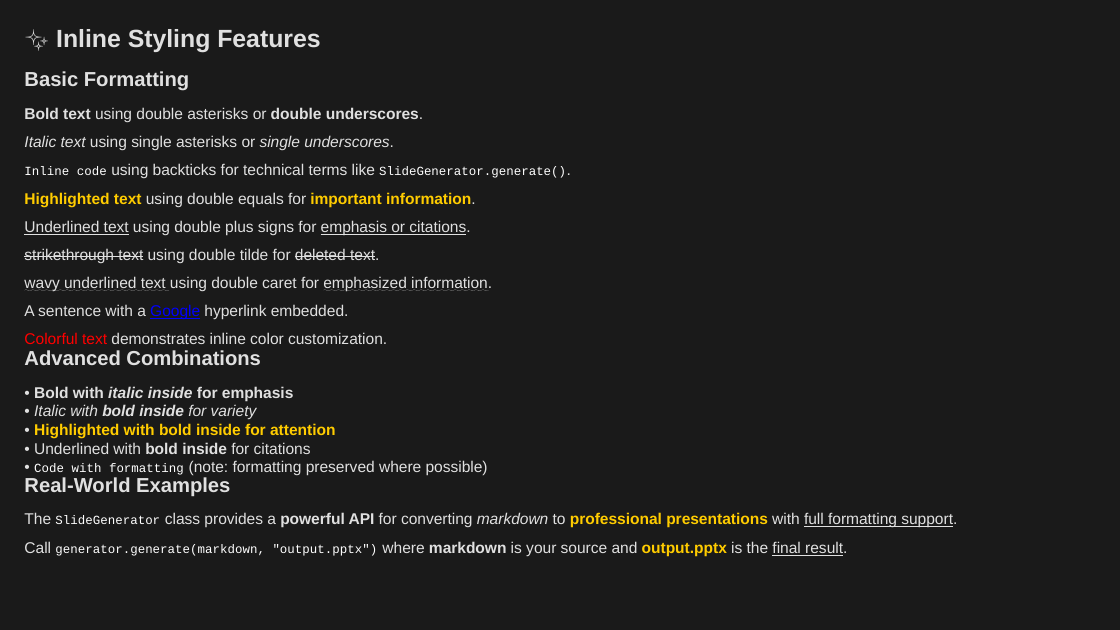
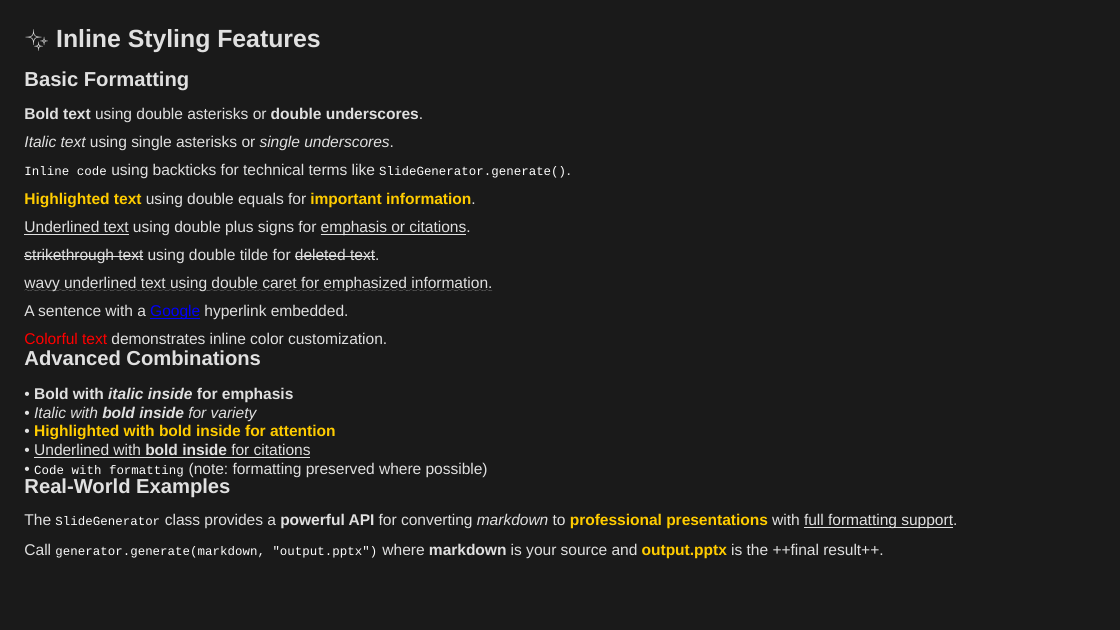
Before and after one commit to louisazhou/slidegenerator, a slide deck: slide 2 of output/comprehensive_demo_dark.pptx. Drawn at 1120x630 pixels with LibreOffice and Linux fonts; fonts in the diff are those of the drawing. Boxes give left, top, right and bottom in pixels: in the first picture for what was removed or moved away, otherwise in the second. Text is boxed around its words. In the diff, an @@ line names an element or a change of style, - is before the commit and + after.

```diff
--- a/output/comprehensive_demo_dark.pptx
+++ b/output/comprehensive_demo_dark.pptx
@@ text "wavy underlined text using double ..." at [24, 276, 492, 291]: underline on in "using double caret for information." @@
@@ text at [34, 443, 311, 458]: underline on in "Underlined with bold inside for citations" @@
@@ text at [24, 543, 883, 558]: text changed @@
-Call generator.generate(markdown, "output.pptx") where markdown is your source and output.pptx is the final result.
+Call generator.generate(markdown, "output.pptx") where markdown is your source and output.pptx is the ++final result++.
```
Also in this commit, not shown: 13 other slides changed, 39 other files.
